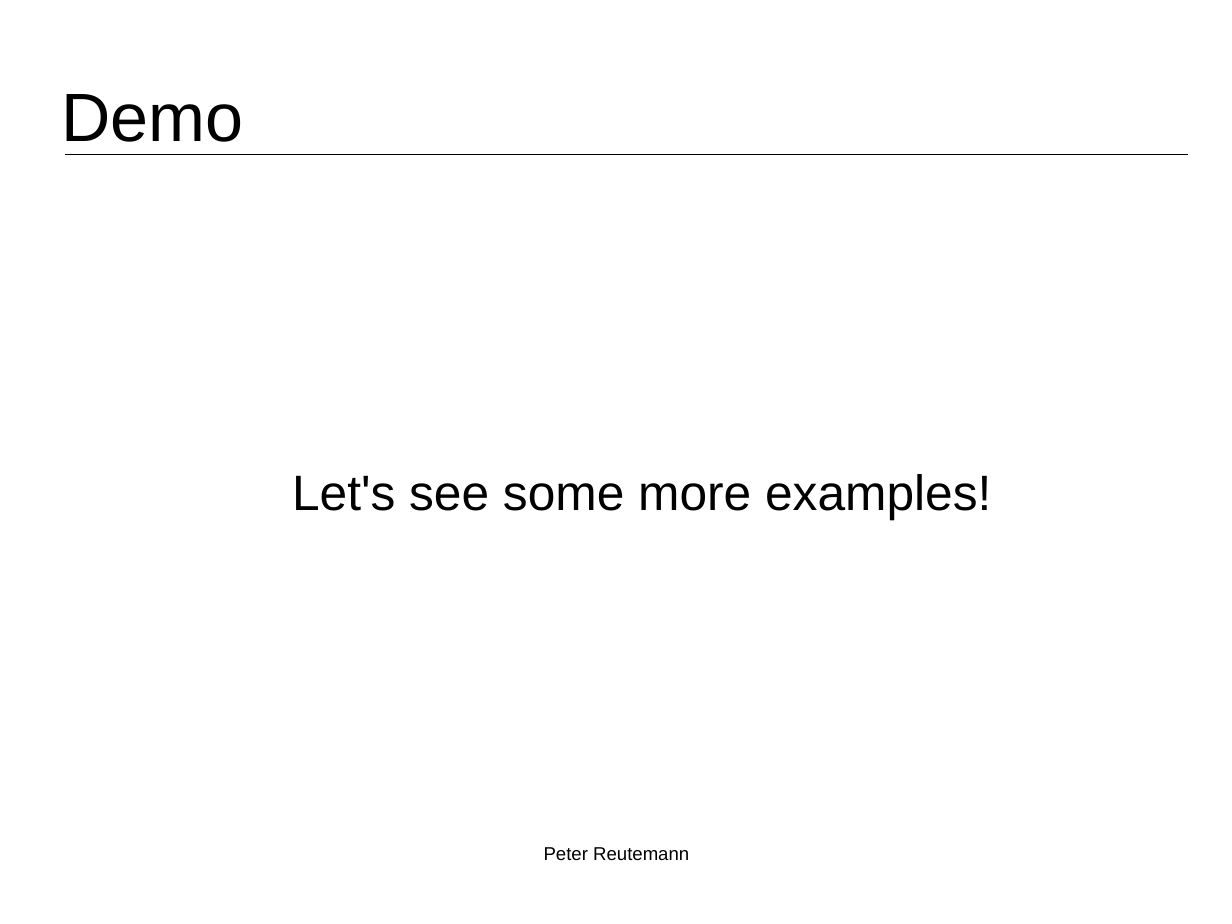
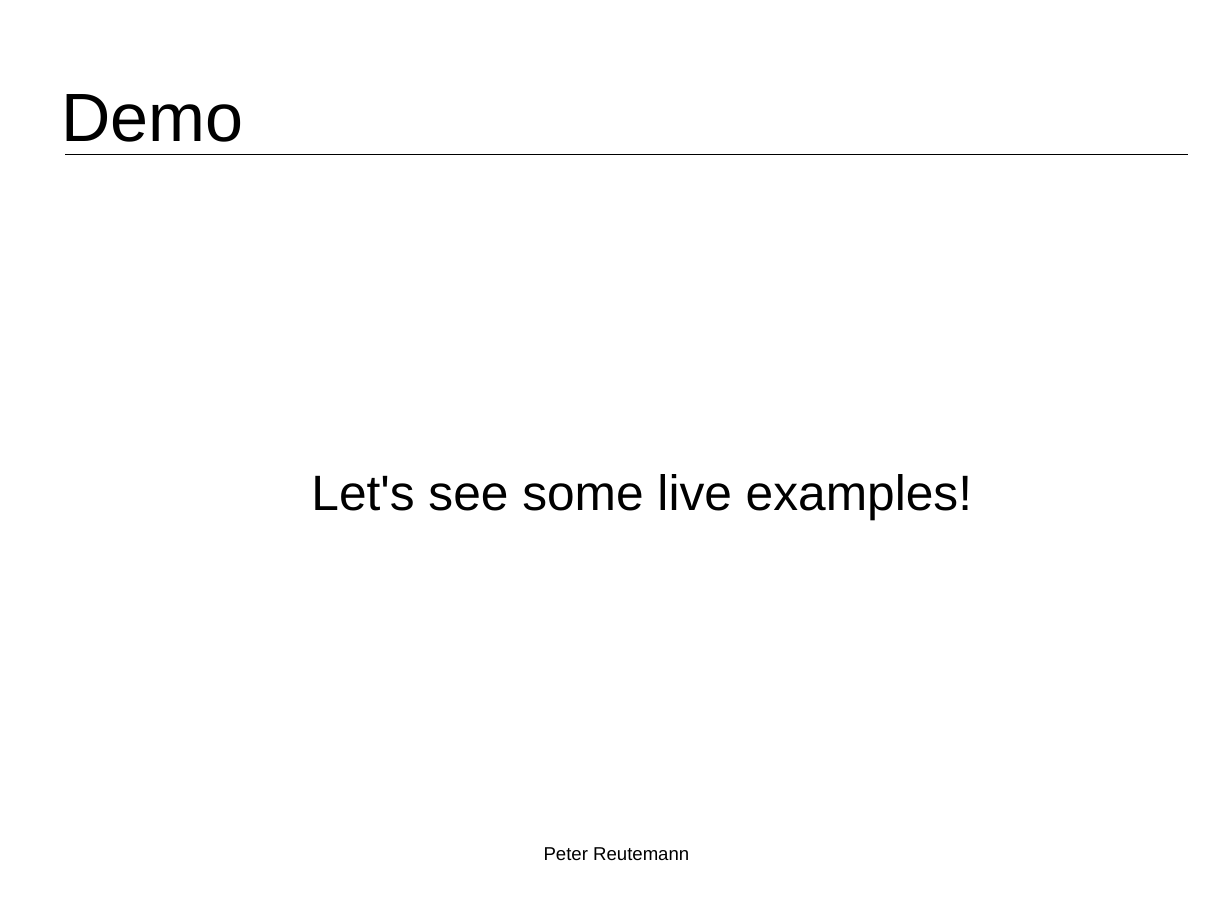
Before and after one commit to fracpete/weka-user-conference-2021, a slide deck: slide 11 of scripting/scripting.odp. Drawn at 1232x924 pixels with LibreOffice and Linux fonts; fonts in the diff are those of the drawing; background and template pictures are left out. Boxes give left, top, right and bottom in pixels: in the first picture for what was removed or moved away, otherwise in the second. Text is boxed around its words. In the diff, an @@ line names an element or a change of style, - is before the commit and + after.

```diff
--- a/scripting/scripting.odp
+++ b/scripting/scripting.odp
@@ text at [311,474,972,520]: text changed @@
-Let's see some more examples!
+Let's see some live examples!
```
Also in this commit, not shown: 5 other slides changed, 1 other file.
